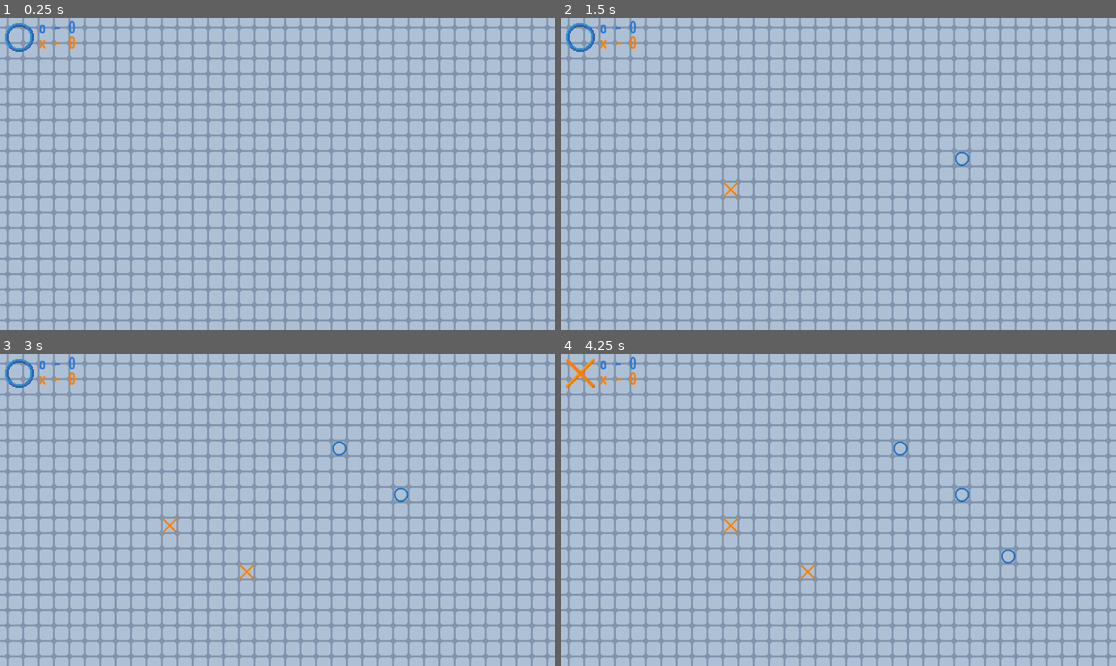
Above: before the commit, frames 1-4 (two rows, left to right).
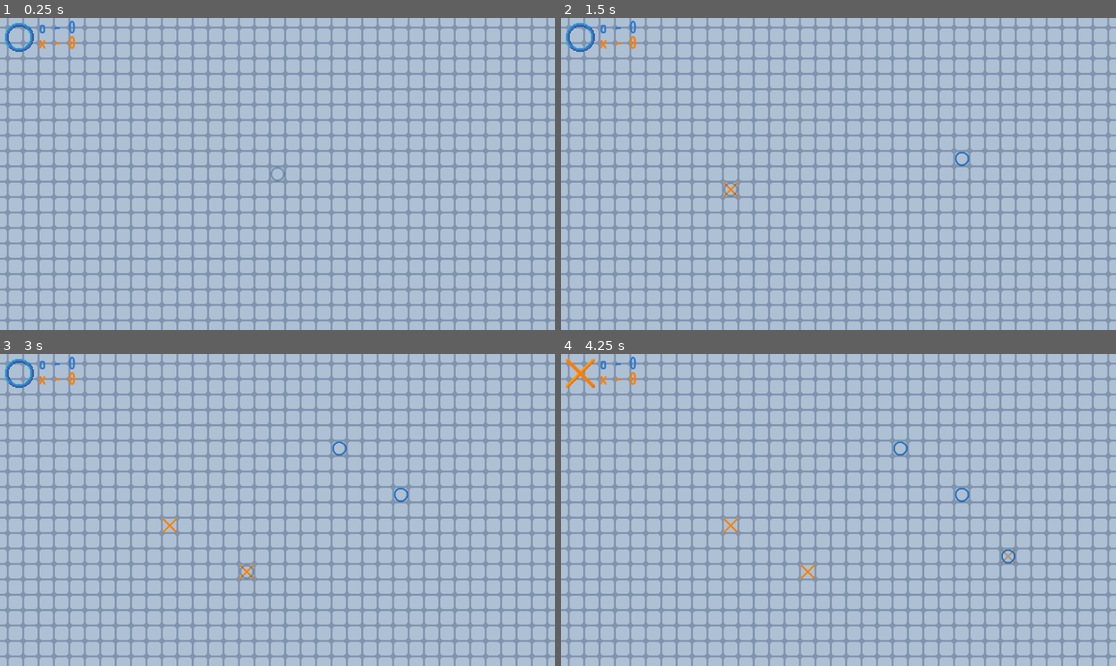
Above: after the commit, the same moments.

Repository: Widmo206/ttt-plus
Game: Godot game, scene res://board.tscn
The game is run twice, just before and just after one commit, with the same random seed, the same clock (stepped at 60 frames per second) and the same inputs.
Inputs (mouse positions are in pixels of both pictures, inside the frame that each line leads up to):
- Up to frame 1 (0.25 s): no input
- Up to frame 2 (1.5 s): tap Enter at 0.5 s; move the mouse to (960, 158) at 0.52 s; click (960, 158) at 0.6 s; tap Space at 1.25 s; move the mouse to (727, 189) at 1.27 s; click (727, 189) at 1.35 s
- Up to frame 3 (3 s): tap Enter at 2 s; move the mouse to (333, 441) at 2.02 s; click (333, 441) at 2.1 s; tap Space at 2.75 s; move the mouse to (249, 572) at 2.77 s; click (249, 572) at 2.85 s
- Up to frame 4 (4.25 s): tap Enter at 3.5 s; move the mouse to (1005, 556) at 3.52 s; click (1005, 556) at 3.6 s

The runs differ from the first frame. In frame 1, less than 0.1% of the frame differs, in the area x 48-52%, y 47-53%; in frame 2, less than 0.1%; in frame 3, less than 0.1%; in frame 4, less than 0.1%.

Commit message:
Added cursor

Diff:
--- a/board.gd
+++ b/board.gd
@@ -119,5 +119,5 @@
 				continue
 
 	pieces.sort_custom(_sort_piece_positions)
-	print(pieces)
+	# print(pieces)
 	return pieces
--- a/board.tscn
+++ b/board.tscn
@@ -1,10 +1,11 @@
-[gd_scene load_steps=6 format=3 uid="uid://r3micha7gtly"]
+[gd_scene load_steps=7 format=3 uid="uid://r3micha7gtly"]
 
 [ext_resource type="Texture2D" uid="uid://d2tq1xxpfctgh" path="res://tile.png" id="1_p0ybc"]
 [ext_resource type="Script" uid="uid://djn8i3tf47a6" path="res://board.gd" id="1_psm7c"]
 [ext_resource type="Script" uid="uid://dbbvxekvwgxj1" path="res://hud.gd" id="3_8l818"]
 [ext_resource type="PackedScene" uid="uid://dgru37q2cxbsi" path="res://piece.tscn" id="4_jqgjh"]
 [ext_resource type="Theme" uid="uid://b77utuen6qqm7" path="res://ui_text.tres" id="5_vf5bc"]
+[ext_resource type="PackedScene" uid="uid://bfm1qnc7h2k4h" path="res://cursor.tscn" id="6_mgc1s"]
 
 [node name="Board" type="Node2D"]
 script = ExtResource("1_psm7c")
@@ -52,7 +53,10 @@
 theme_override_font_sizes/font_size = 64
 text = "X: 0"
 
+[node name="Cursor" parent="." instance=ExtResource("6_mgc1s")]
+
 [node name="Camera" type="Camera2D" parent="."]
 
 [connection signal="point_gained" from="." to="HUD" method="_on_point_gained"]
 [connection signal="turn_started" from="." to="HUD" method="_on_turn_started"]
+[connection signal="turn_started" from="." to="Cursor" method="_on_turn_started"]
--- /dev/null
+++ b/cursor.gd
@@ -0,0 +1,14 @@
+extends Node2D
+
+
+func _ready() -> void:
+	pass
+
+
+func _process(delta: float) -> void:
+	var mouse_pos = get_global_mouse_position()
+	position = floor((mouse_pos + Vector2(16, 16)) / 32) * 32
+
+
+func _on_turn_started(player: bool) -> void:
+	$Piece.set_player(player)
--- /dev/null
+++ b/cursor.tscn
@@ -0,0 +1,11 @@
+[gd_scene load_steps=3 format=3 uid="uid://bfm1qnc7h2k4h"]
+
+[ext_resource type="Script" uid="uid://ci764sibq0201" path="res://cursor.gd" id="1_5l68f"]
+[ext_resource type="PackedScene" uid="uid://dgru37q2cxbsi" path="res://piece.tscn" id="1_fsq4c"]
+
+[node name="Cursor" type="Node2D"]
+script = ExtResource("1_5l68f")
+
+[node name="Piece" parent="." instance=ExtResource("1_fsq4c")]
+modulate = Color(0.64, 0.64, 0.64, 0.37254903)
+z_index = 1
Not shown, added: cursor.gd.uid
